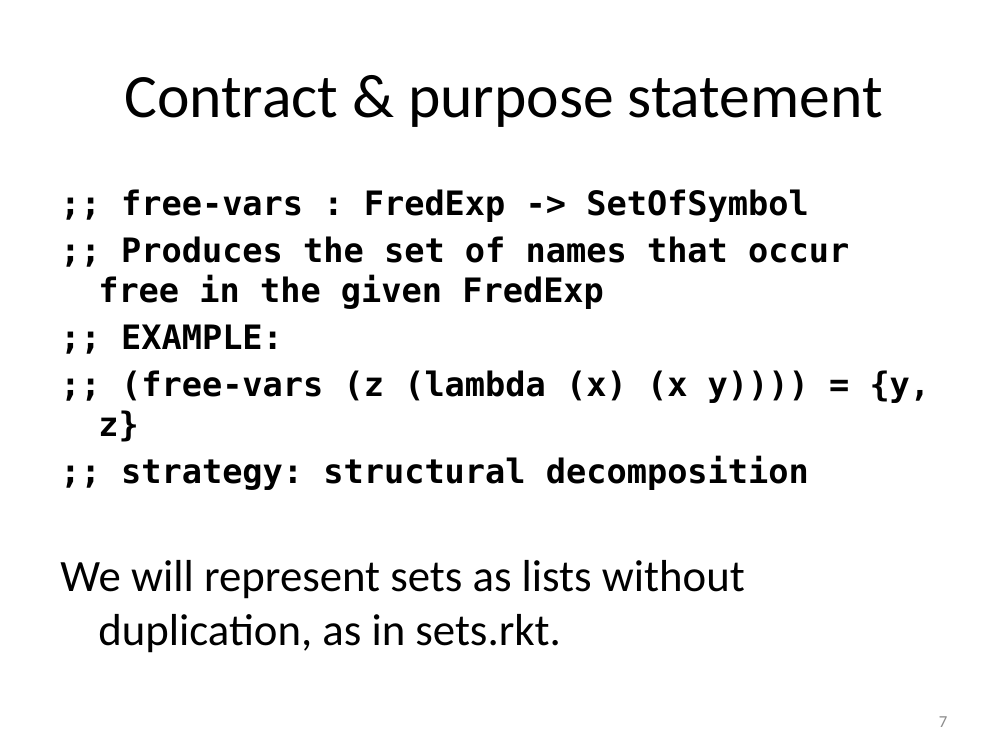
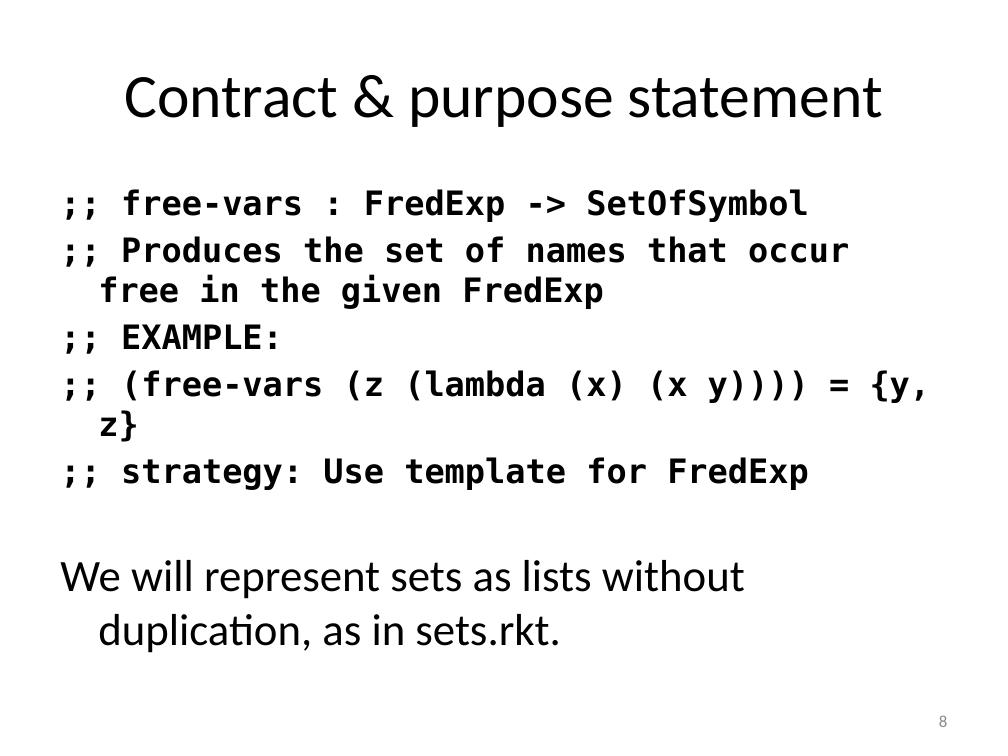
Before and after one commit to mwand/cs5010f16, a slide deck: slide 8 of Slides/Lesson 7.3 Case Study-- Free Variables.pptx (slide 7 before the commit). Drawn at 1008x756 pixels with LibreOffice and Linux fonts; fonts in the diff are those of the drawing. Boxes give left, top, right and bottom in pixels: in the first picture for what was removed or moved away, otherwise in the second. Text is boxed around its words. In the diff, an @@ line names an element or a change of style, - is before the commit and + after.

```diff
--- a/Slides/Lesson 7.3 Case Study-- Free Variables.pptx
+++ b/Slides/Lesson 7.3 Case Study-- Free Variables.pptx
@@ text at [121,457,809,490]: text changed @@
-;; strategy: structural decomposition
+;; strategy: Use template for FredExp
@@ page number at [939,715,947,727]: text changed @@
-7
+8
```
Also in this commit, not shown: 7 other slides changed, 3 slides added, 4 slides removed, 29 other files.
